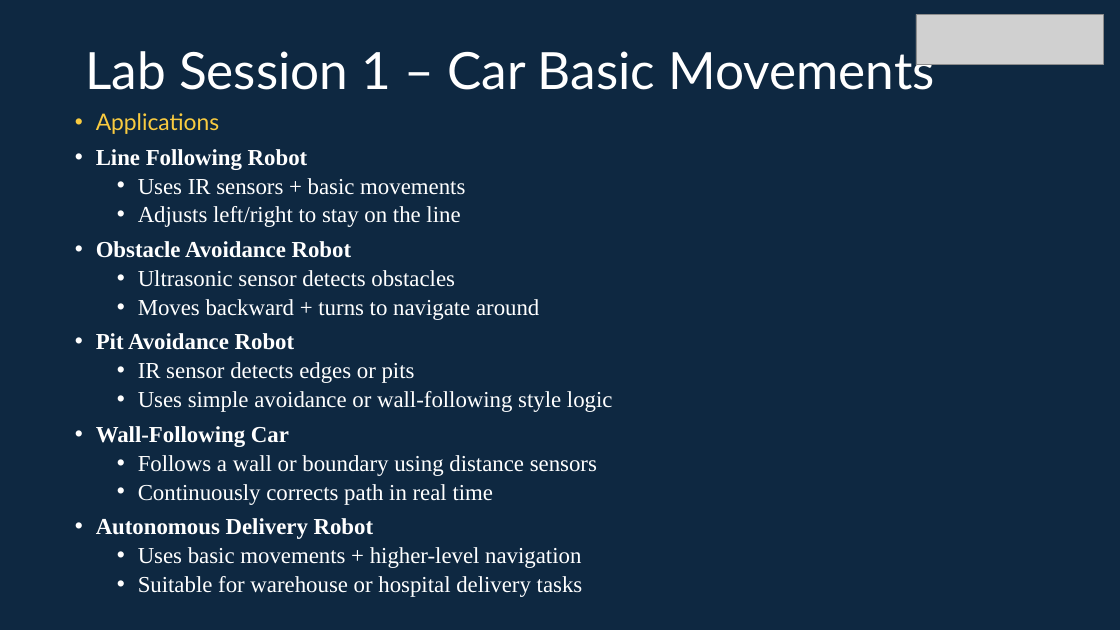
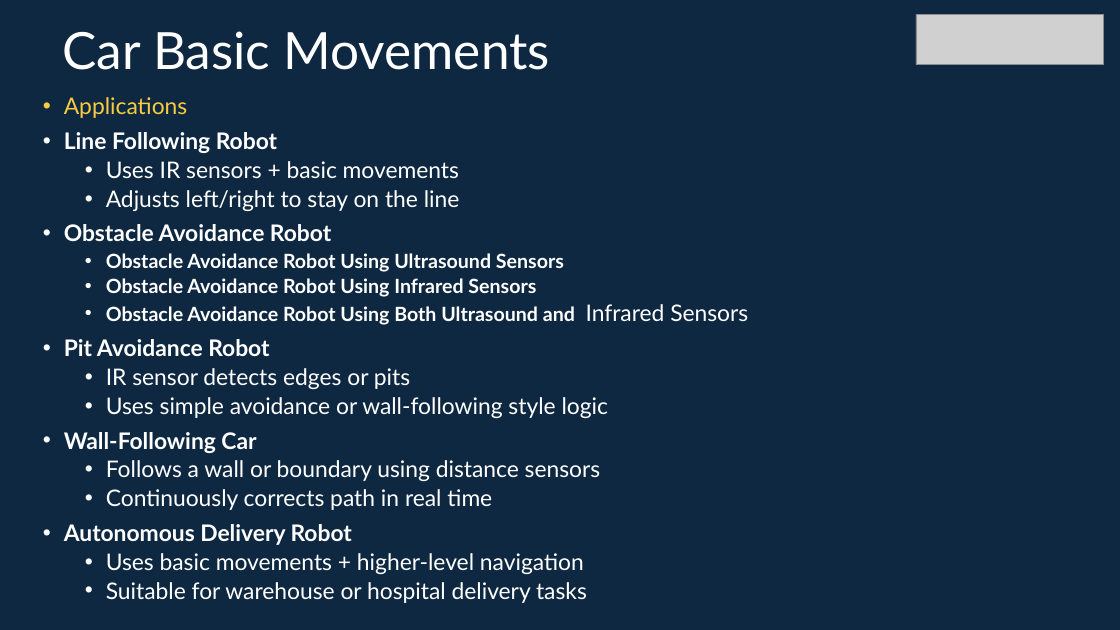
Before and after one commit to info-zas/zas-robotics-car-1-sensors, a slide deck: slide 17 of 01_FoundationProjects/01_Car_Basic_movements/01_Car_Basic_movements.pptx (slide 18 before the commit). Drawn at 1120x630 pixels with LibreOffice and Linux fonts; fonts in the diff are those of the drawing; grey boxes stand for pictures. Boxes give left, top, right and bottom in pixels: in the first picture for what was removed or moved away, otherwise in the second. Text is boxed around its words. In the diff, an @@ line names an element or a change of style, - is before the commit and + after.

```diff
--- a/01_FoundationProjects/01_Car_Basic_movements/01_Car_Basic_movements.pptx
+++ b/01_FoundationProjects/01_Car_Basic_movements/01_Car_Basic_movements.pptx
@@ title at bbox=[63, 31, 550, 70]: text changed @@
-Lab Session 1 – Car Basic Movements
+Car Basic Movements
@@ text "Applications": place and size @@
-text "Applications" at bbox=[96, 113, 613, 597]
+text "Applications" at bbox=[64, 97, 748, 603]
@@ text at bbox=[64, 132, 609, 603]: font Times New Roman to Lato in "Line Following Robot", "Uses IR sensors + basic movements", "Adjusts left/right to stay on the line", "Obstacle Avoidance Robot" and 9 more places @@
@@ text at bbox=[106, 253, 748, 325]: text changed; size 19.6 to 16.8 pt; font Times New Roman to Lato; bold on @@
-  • Ultrasonic sensor detects obstacles
-  • Moves backward + turns to navigate around
+  • Obstacle Avoidance Robot Using Ultrasound Sensors
+  • Obstacle Avoidance Robot Using Infrared Sensors
+  • Obstacle Avoidance Robot Using Both Ultrasound and Infrared Sensors
```
Also in this commit, not shown: 14 other slides changed, 1 slide added, 2 slides removed.
